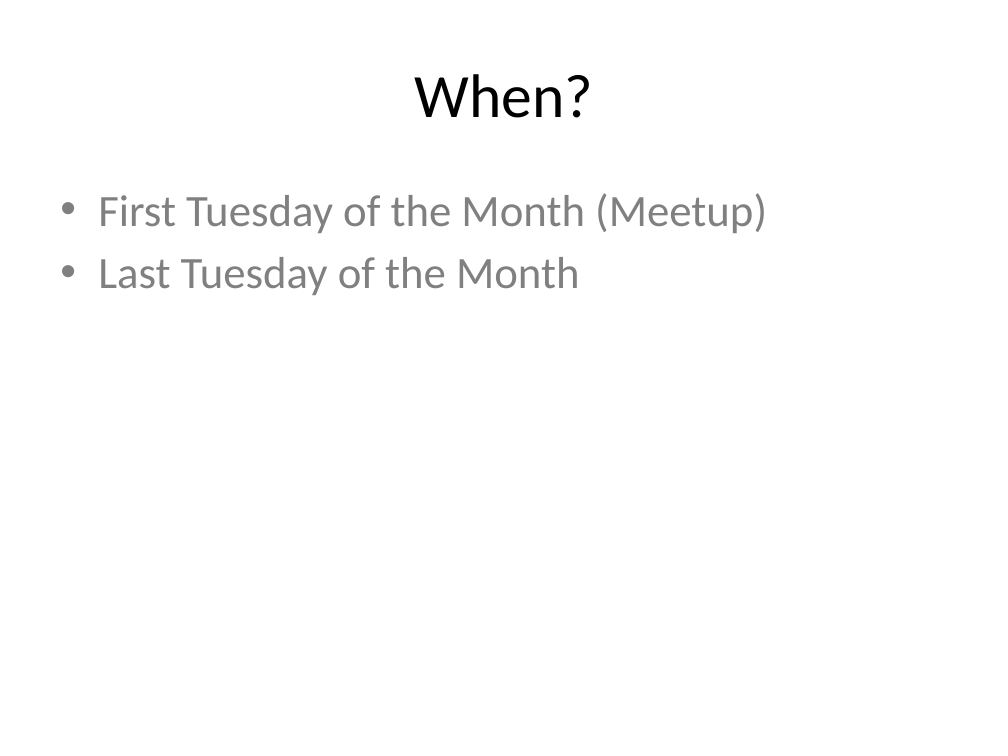
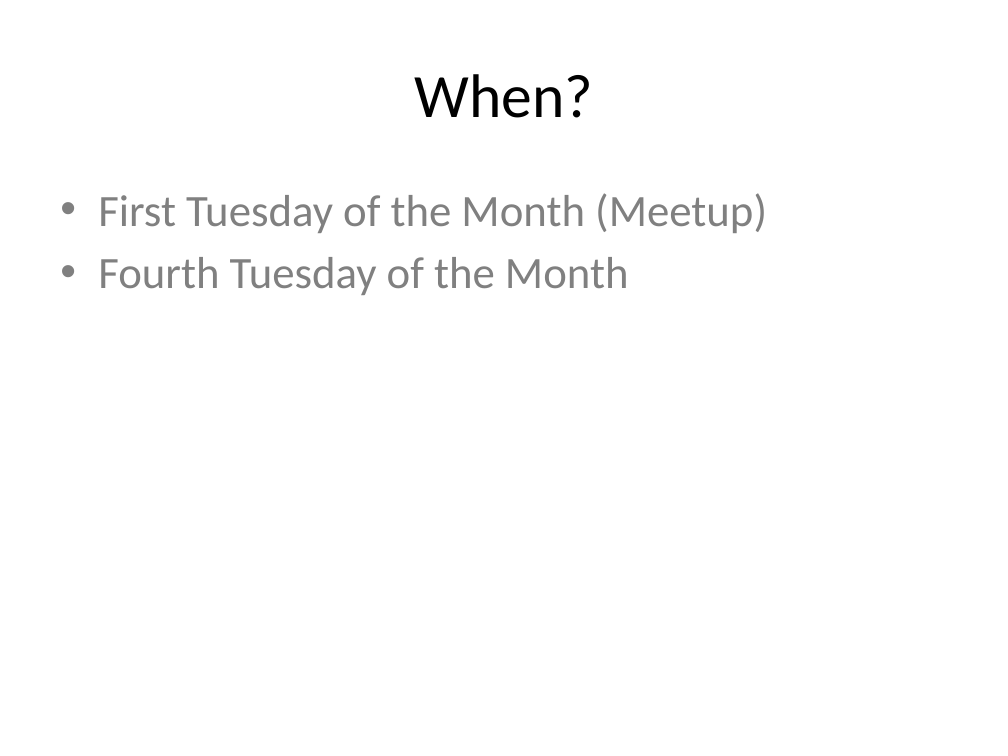
Before and after one commit to DCPython/generic-meetup-slides, a slide deck: slide 19 of DC Python Generic Meetup Slides.pptx. Drawn at 1008x756 pixels with LibreOffice and Linux fonts; fonts in the diff are those of the drawing. Boxes give left, top, right and bottom in pixels: in the first picture for what was removed or moved away, otherwise in the second. Text is boxed around its words. In the diff, an @@ line names an element or a change of style, - is before the commit and + after.

Commit message:
Save

```diff
--- a/DC Python Generic Meetup Slides.pptx
+++ b/DC Python Generic Meetup Slides.pptx
@@ text at [98,257,629,295]: text changed @@
-• Last Tuesday of the Month
+• Fourth Tuesday of the Month
```
Also in this commit, not shown: 4 other slides changed.
